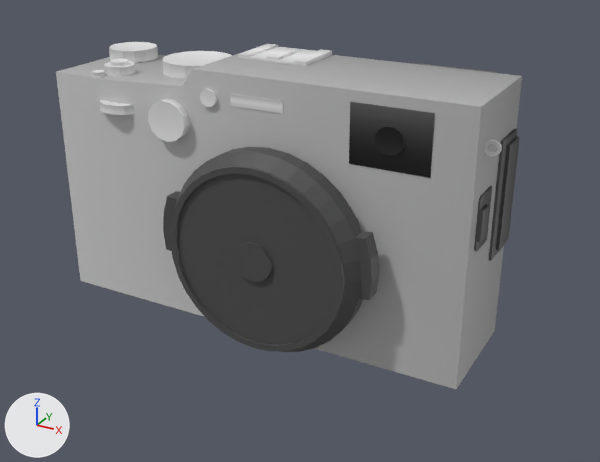
One commit to the FBX model Assets/Art/Interactables/Resources (CRAFT)/SM_Int_Camera.fbx: the scene before it, then after it.
Before and after are seen from a 50 mm camera at (1.056, -1.36, 2.527) aimed at (0.169, 0.253, 1.72). Every picture has the same lights, and +X, +Y and +Z are marked at lower left. The older version comes first. Where no turn or scale is listed for an object, it has been applied to the vertices.

Script lines for the objects in view, before the commit:
```python
me_cubo = bpy.data.meshes.new('Cubo')
me_cubo.from_pydata(...)  # 1407 vertices, 1101 faces; spans x -0.487..0.652, y 0.025..0.455, z 1.484..2.126
me_cubo.materials.append(mat_m_atlas_camera)  # picture img_atlas_png
ob_sm_int_camera = bpy.data.objects.new('SM_Int_Camera', me_cubo)
ob_sm_int_camera.location = (0.0, 0.0, 0.0)
```
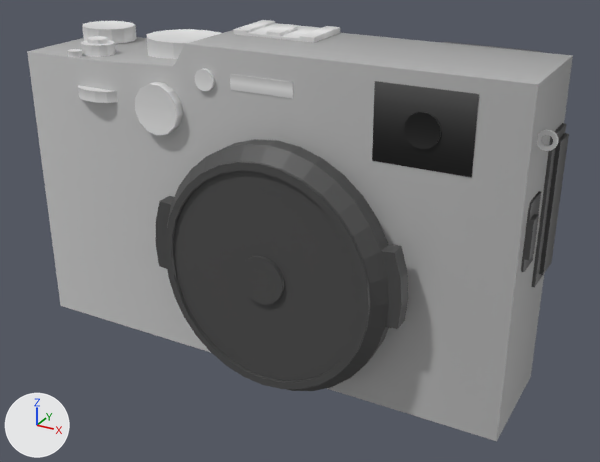
Where the change shows, as pixel boxes [x1, y1, x2, y2] in the pictures (600 x 462 px; the box of a moved part takes in the faces that stretch with it):
'SM_Int_Camera', reshaped, moved (17% wider, 21% taller): before [56, 42, 522, 389]; after [27, 20, 573, 441]
part 1 of me_cubo, moved or reshaped: before [56, 52, 522, 389]; after [27, 30, 573, 441]
part 2 of me_cubo, moved or reshaped: before [163, 147, 379, 352]; after [156, 139, 409, 391]
part 3 of me_cubo, added: after [82, 21, 136, 44]
part 4 of me_cubo, added: after [146, 29, 221, 59]
part 5 of me_cubo, moved or reshaped: before [104, 59, 136, 76]; after [81, 36, 116, 57]
part 6 of me_cubo, added: after [68, 49, 83, 57]
part 7 of me_cubo, added: after [78, 85, 118, 103]
part 8 of me_cubo, added: after [135, 82, 183, 135]
part 9 of me_cubo, added: after [404, 112, 441, 149]
part 10 of me_cubo, added: after [195, 68, 215, 91]
part 11 of me_cubo, moved or reshaped: before [485, 139, 502, 156]; after [537, 129, 558, 151]
part 12 of me_cubo, moved or reshaped: before [349, 102, 435, 178]; after [372, 81, 479, 178]
part 13 of me_cubo, moved or reshaped: before [230, 93, 283, 114]; after [230, 74, 293, 99]
part 14 of me_cubo, moved or reshaped: before [238, 44, 332, 66]; after [233, 20, 340, 43]
part 15 of me_cubo, moved or reshaped: before [489, 129, 520, 261]; after [531, 123, 569, 287]
part 16 of me_cubo, added: after [521, 191, 541, 272]
part 17 of me_cubo, added: after [443, 42, 541, 52]
part 18 of me_cubo, deleted: before [91, 42, 497, 251]

The change, as a list of edits to the scene's bpy script:
```text
Change me_cubo:
    remove me_cubo.from_pydata(...)  # 1407 vertices, 1101 faces; spans x -0.487..0.652, y 0.025..0.455, z 1.484..2.126
    add me_cubo.from_pydata(...)  # 1407 vertices, 1101 faces; spans x -0.634..0.705, y -0.222..0.209, z -0.512..0.288
    me_cubo part 1: the loose piece of 30 vertices spanning x -0.455..0.62, y 0.137..0.421, z 1.484..2.114 is multiplied about its middle by the matrix ((1.176, 0.0, 0.0), (0.0, 1.0, 0.0), (0.0, 0.0, 1.246)), then moved by (-0.047, -0.247, -1.918)
    me_cubo part 2: the loose piece of 400 vertices spanning x -0.097..0.442, y 0.025..0.137, z 1.494..1.974 is multiplied about its middle by the matrix ((1.176, 0.0, 0.0), (0.0, 1.0, 0.0), (0.0, 0.0, 1.246)), then moved by (-0.031, -0.247, -1.934)
    me_cubo part 3: a new loose piece, a 13-sided cylinder along z spanning x -0.588..-0.442, y 0.046..0.17, z 0.21..0.248, in mat_m_atlas_camera (picture img_atlas_png)
    me_cubo part 4: a new loose piece, a 13-sided cylinder along z spanning x -0.322..-0.118, y -0.038..0.134, z 0.203..0.255, in mat_m_atlas_camera (picture img_atlas_png)
    me_cubo part 5: the loose piece of 52 vertices spanning x -0.346..-0.272, y 0.169..0.243, z 2.059..2.092 is scaled about its middle by (1.18, 1, 1.25), then moved by (-0.115, -0.247, -1.85)
    me_cubo part 6: a new loose piece, a 13-sided cylinder along z spanning x -0.471..-0.434, y -0.109..-0.078, z 0.206..0.222, in mat_m_atlas_camera (picture img_atlas_png)
    me_cubo part 7: a new loose piece, a 13-sided cylinder along z spanning x -0.443..-0.312, y -0.137..-0.048, z 0.115..0.142, in mat_m_atlas_camera (picture img_atlas_png)
    me_cubo part 8: a new loose piece, a 13-sided cylinder along y spanning x -0.246..-0.125, y -0.133..-0.109, z 0.058..0.178, in mat_m_atlas_camera (picture img_atlas_png)
    me_cubo part 9: a new loose piece, a 13-sided cylinder along y spanning x 0.4187..0.4941, y -0.1163..-0.1097, z 0.1202..0.1947, in mat_m_atlas_camera (picture img_atlas_png)
    me_cubo part 10: a new loose piece, a 13-sided cylinder along y spanning x -0.0823..-0.0325, y -0.118..-0.1084, z 0.1744..0.2237, in mat_m_atlas_camera (picture img_atlas_png)
    me_cubo part 11: the loose piece of 52 vertices spanning x 0.617..0.652, y 0.185..0.193, z 2.005..2.037 is scaled about its middle by (1.18, 1, 1.25), then moved by (0.05, -0.247, -1.864)
    me_cubo part 12: the loose piece of 8 vertices spanning x 0.35..0.53, y 0.134..0.145, z 1.957..2.09 is scaled about its middle by (1.18, 1, 1.25), then moved by (0.016, -0.247, -1.863)
    me_cubo part 13: the loose piece of 8 vertices spanning x 0.059..0.191, y 0.134..0.145, z 2.043..2.071 is scaled about its middle by (1.18, 1, 1.25), then moved by (-0.039, -0.247, -1.855)
    me_cubo part 14: the loose piece of 47 vertices spanning x -0.014..0.166, y 0.285..0.417, z 2.109..2.126 is scaled about its middle by (1.18, 1, 1.25), then moved by (-0.048, -0.247, -1.84)
    me_cubo part 15: the loose piece of 24 vertices spanning x 0.617..0.634, y 0.297..0.404, z 1.727..2.003 is scaled about its middle by (1.18, 1, 1.25), then moved by (0.049, -0.247, -1.902)
    me_cubo part 16: a new loose piece of 36 vertices spanning x 0.667..0.682, y -0.071..0.007, z -0.124..0.03, in mat_m_atlas_camera (picture img_atlas_png)
    me_cubo part 17: a new loose piece of 28 vertices spanning x 0.328..0.639, y 0.171..0.191, z 0.058..0.273, in mat_m_atlas_camera (picture img_atlas_png)
    me_cubo part 18: 22 loose pieces with 596 vertices, spanning x -0.448..0.632, y 0.11..0.455, z 1.486..2.113, are deleted
    other edits to the shape of me_cubo do not show in these pictures
Change ob_sm_int_camera:
    ob_sm_int_camera.location: (0.0, 0.0, 0.0) -> (0.052, 0.247, 1.895)
```
